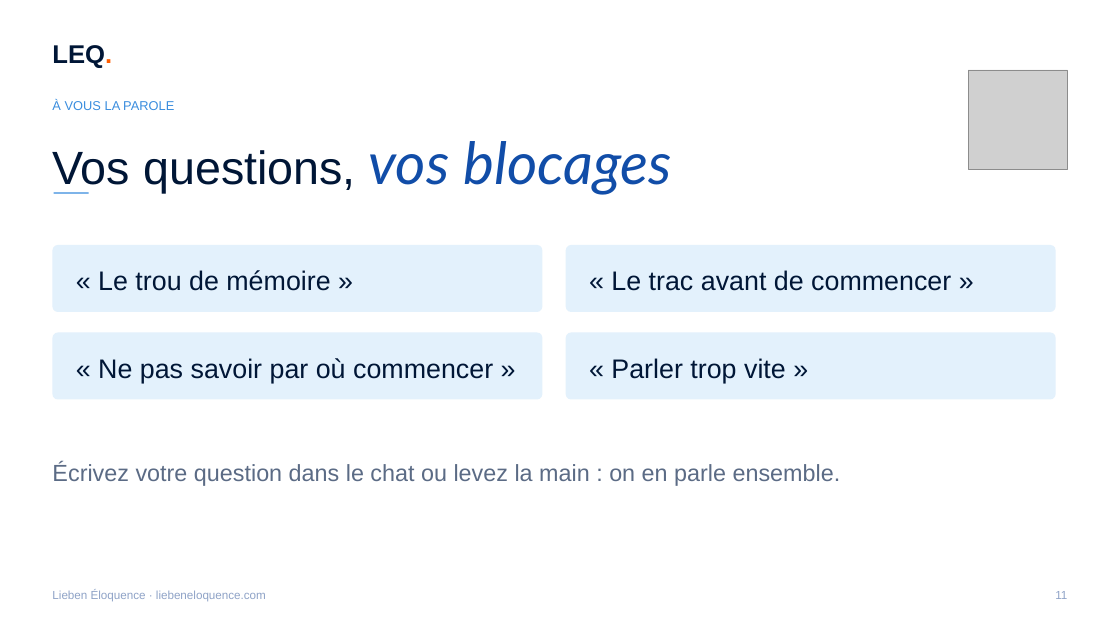
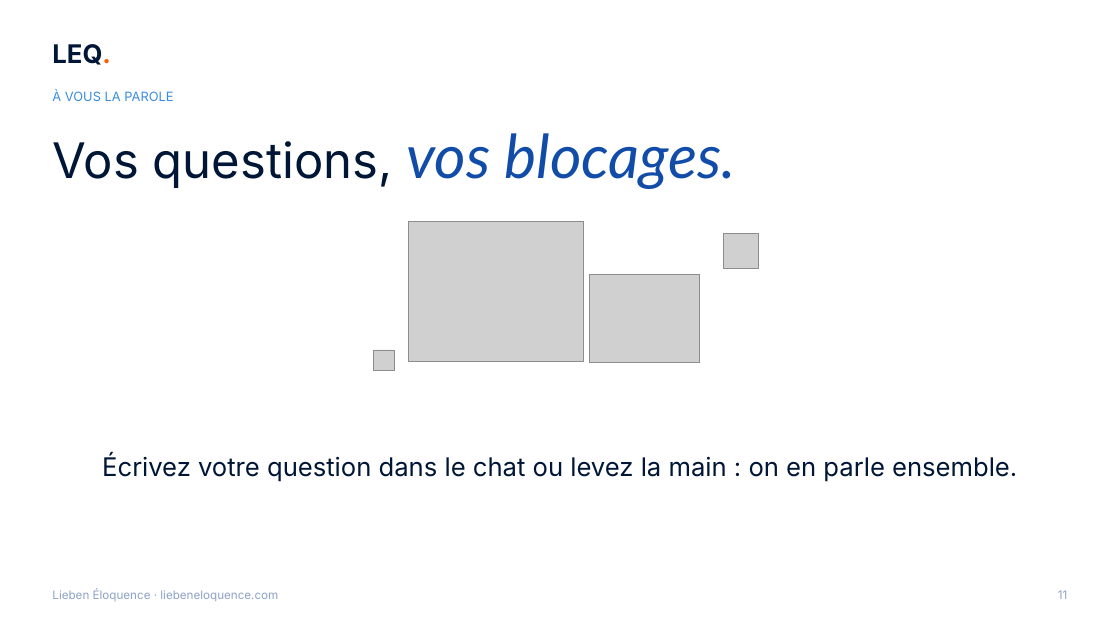
Before and after one commit to ahiale/liebeneloquence-site, a slide deck: slide 11 of communication/atelier/LEQ-capsule-squelette.pptx. Drawn at 1120x630 pixels with LibreOffice and Linux fonts; fonts in the diff are those of the drawing; grey boxes stand for pictures; background and template pictures are left out. Boxes give left, top, right and bottom in pixels: in the first picture for what was removed or moved away, otherwise in the second. Text is boxed around its words. In the diff, an @@ line names an element or a change of style, - is before the commit and + after.

```diff
--- a/communication/atelier/LEQ-capsule-squelette.pptx
+++ b/communication/atelier/LEQ-capsule-squelette.pptx
@@ text "À VOUS LA PAROLE" moved from (x1=52, y1=100, x2=174, y2=110) to (x1=52, y1=90, x2=173, y2=101) @@
@@ picture removed at (x1=969, y1=70, x2=1068, y2=169) @@
@@ text at (x1=52, y1=133, x2=736, y2=189): text changed; size 40 to 42 pt; font Arial to Inter @@
-Vos questions, vos blocages
+Vos questions, vos blocages.
@@ rectangle removed at (x1=54, y1=192, x2=89, y2=193) @@
@@ picture added at (x1=408, y1=222, x2=583, y2=362) @@
@@ picture added at (x1=723, y1=234, x2=759, y2=269) @@
@@ rounded rectangle removed at (x1=52, y1=245, x2=542, y2=313) @@
@@ rounded rectangle removed at (x1=566, y1=245, x2=1056, y2=313) @@
@@ text removed at (x1=98, y1=270, x2=330, y2=291) @@
-« Le trou de mémoire »
@@ picture added at (x1=589, y1=274, x2=700, y2=363) @@
@@ text removed at (x1=611, y1=270, x2=951, y2=291) @@
-« Le trac avant de commencer »
@@ rounded rectangle removed at (x1=52, y1=333, x2=542, y2=400) @@
@@ text removed at (x1=98, y1=358, x2=493, y2=383) @@
-« Ne pas savoir par où commencer »
@@ picture added at (x1=373, y1=350, x2=394, y2=371) @@
@@ rounded rectangle removed at (x1=566, y1=333, x2=1056, y2=400) @@
@@ text removed at (x1=611, y1=358, x2=786, y2=383) @@
-« Parler trop vite »
@@ text "Écrivez votre question dans le ..." moved from (x1=52, y1=462, x2=841, y2=486) to (x1=102, y1=455, x2=1017, y2=482) @@
@@ text "Écrivez votre question dans le ..." at (x1=102, y1=455, x2=1017, y2=482): size 20 to 22 pt, font Arial to Inter, text colour #5B6B85 to #001636; alignment left to centre @@
@@ font Arial to Inter in 4 elements at (x1=52, y1=44, x2=110, y2=65), (x1=52, y1=90, x2=173, y2=101), (x1=52, y1=589, x2=278, y2=601), (x1=1058, y1=590, x2=1067, y2=599) @@
```
Also in this commit, not shown: 11 other slides changed, 43 other files.
